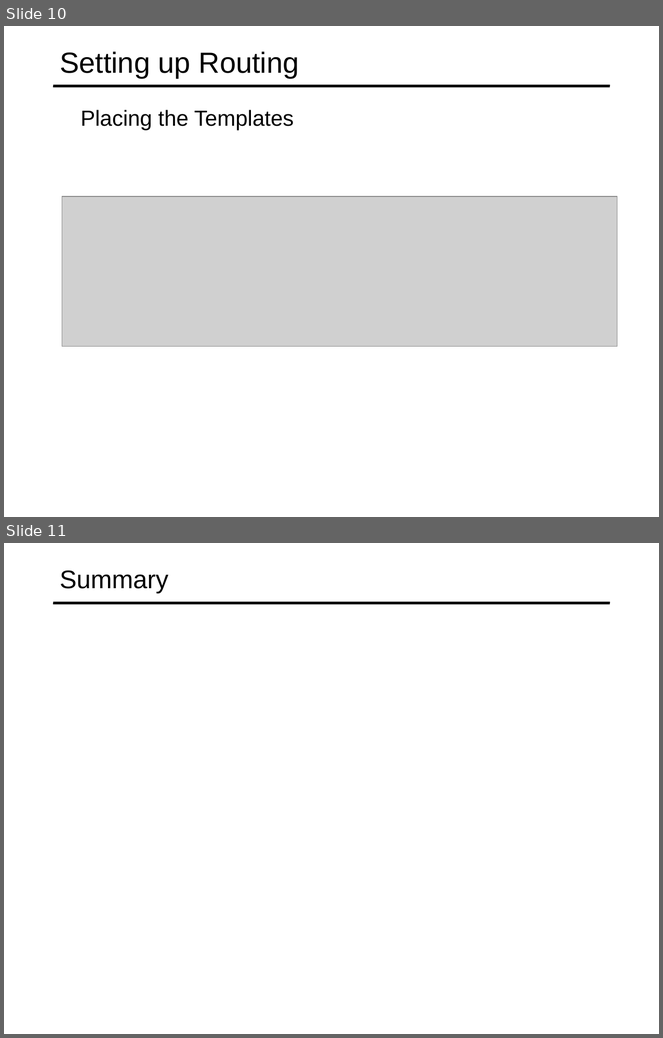
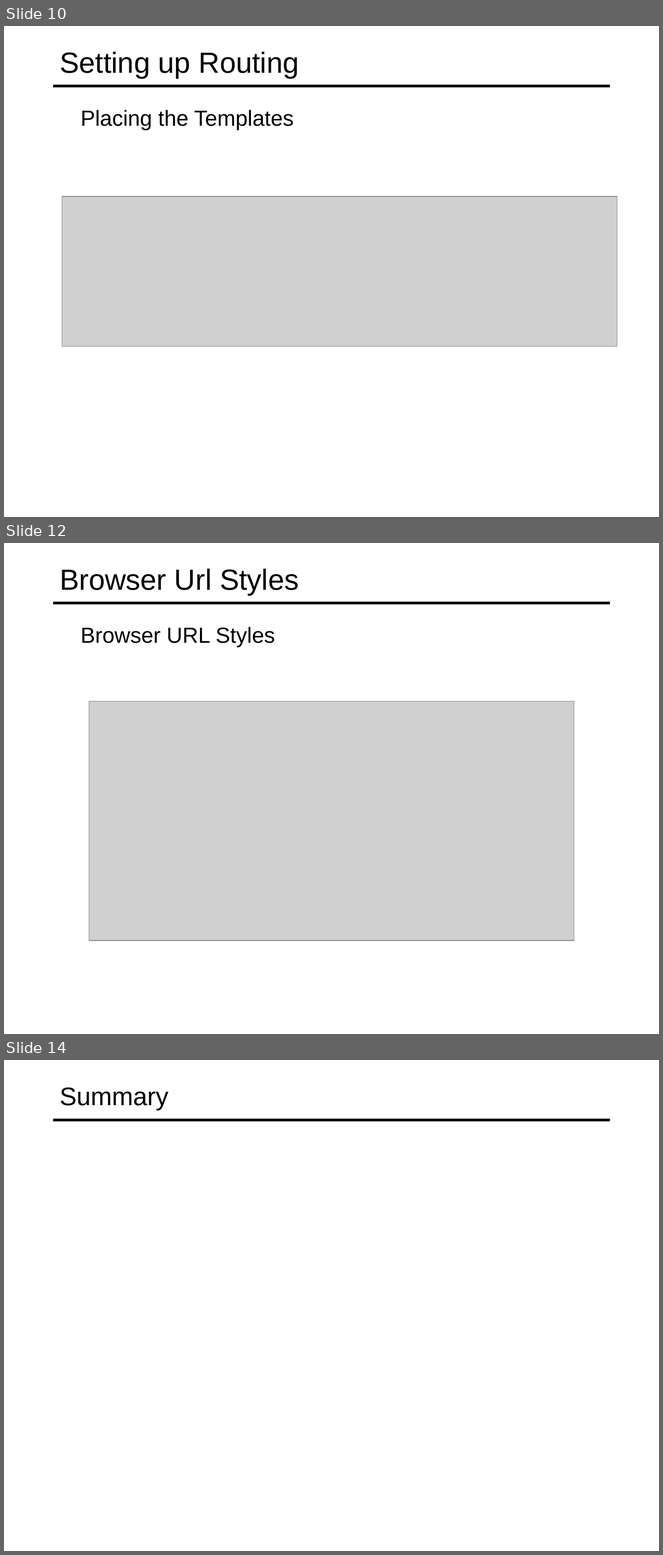
Before and after one commit to specter01wj/Jago_Link_Training, a slide deck: Angular/Angular12/Deep Dive/Angular Routing/1_Routing Basics/L1_Routing Basics.ppt. Shown one above the other, each under a label of ours: slides 10 and 11 before the commit, slides 10, 12 and 14 after it; the slides between them are not shown. The pictures are 663x1038 and 663x1555 pixels, drawn with LibreOffice and Linux fonts; fonts in the diff are those of the drawing; grey boxes stand for pictures. Boxes give left, top, right and bottom in pixels: in the first picture for what was removed or moved away, otherwise in the second. Text is boxed around its words. In the diff, an @@ line names an element or a change of style, - is before the commit and + after.

```diff
--- a/Angular/Angular12/Deep Dive/Angular Routing/1_Routing Basics/L1_Routing Basics.ppt
+++ b/Angular/Angular12/Deep Dive/Angular Routing/1_Routing Basics/L1_Routing Basics.ppt
@@ slide 12 added at box(4, 543, 659, 1034), background #FFFFFF; not listed: 1 template element that a slide beside it also shows @@
@@ title added at box(60, 568, 299, 596), 32 pt, text #000000 @@
+Browser Url Styles
@@ text added at box(80, 627, 275, 648), 24 pt, text #000000 @@
+  Browser URL Styles
@@ picture added at box(89, 702, 574, 941) @@
@@ what was slide 11 is now slide 14 @@
```
Also in this commit, not shown: 1 slide changed, 2 other slides added.
